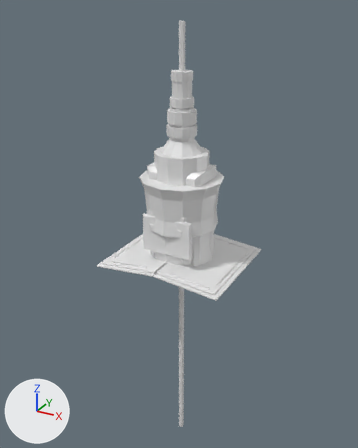
The FBX model Assets/Bar/Models/BarServiceProps3D.fbx: old version first, new version second.
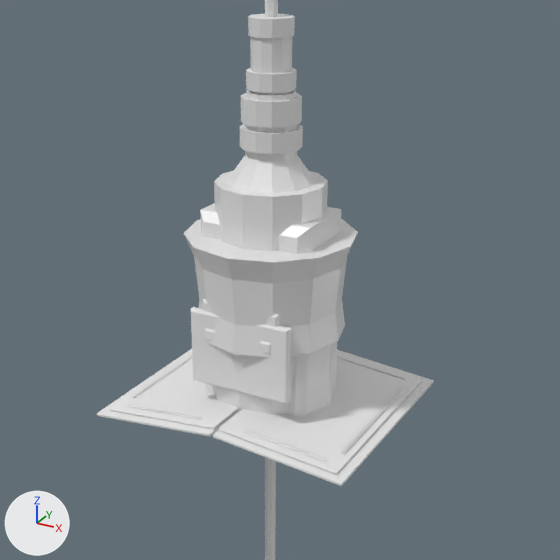
Each version is shown whole from a 50 mm camera at (0.954, -1.759, 1.05) aimed at (-0.041, 0.05, 0.145), then close up on the part from 14% to 90% of the width and 14% to 75% of the height. Lighting does not change. The marker at lower left points along +X, +Y and +Z. The older version's two pictures come first. Where no turn or scale is listed for an object, it has been applied to the vertices.

Objects in the first close-up: 'Service CognacBottle Blank Label', 'Service CognacBottle Closure', 'Service Menu Blank Relief', 'Service Menu Cover', 'Service Menu Pages', 'Service Pint Shell', 'Service Pour Stream', 'Service Snifter Shell', 'Service VodkaBottle Body', 'Service VodkaBottle Closure', 'Service WineBottle Body', 'Service WineBottle Closure' and 5 more.
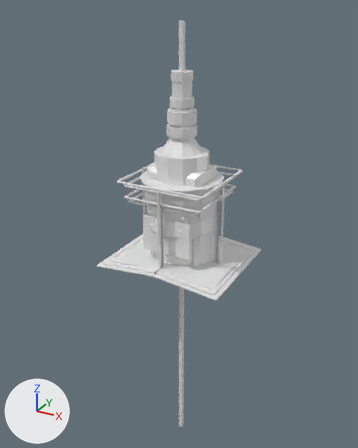
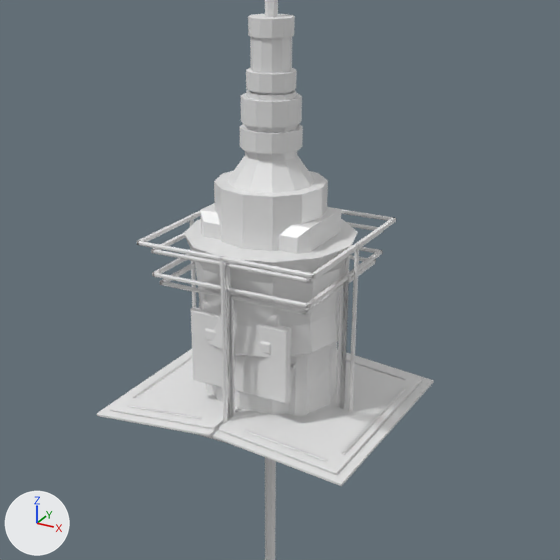
Where the change shows, as pixel boxes [x1, y1, x2, y2] in the close-ups (560 x 560 px):
'Service Pint Highlight', added
    after: [137, 209, 396, 443]
'Service WineGlass Highlight', added (mostly hidden)
    after: [151, 222, 384, 433]
'Service Tumbler Highlight', added (mostly hidden)
    after: [160, 255, 376, 417]
'Service Snifter Highlight', added
    after: [152, 247, 383, 418]

The change in detail:
Material 'PREVIEW_Bar_emissive' (mat_preview_bar_emissive) is new.
Its base color is (0.8, 0.8, 0.8) (white #e7e7e7).
Mesh me_service_tumbler_highlight_mesh is new.
It has 160 vertices, 160 faces and spans x -0.168..0.168, y -0.168..0.168, z -0.008..0.308.
It uses material mat_preview_bar_emissive (white #e7e7e7).
Mesh me_service_wineglass_highlight_mesh is new.
It has 160 vertices, 160 faces and spans x -0.178..0.178, y -0.178..0.178, z -0.008..0.378.
It uses material mat_preview_bar_emissive (white #e7e7e7).
Mesh me_service_pint_highlight_mesh is new.
It has 160 vertices, 160 faces and spans x -0.198..0.198, y -0.198..0.198, z -0.008..0.398.
It uses material mat_preview_bar_emissive (white #e7e7e7).
Mesh me_service_snifter_highlight_mesh is new.
It has 160 vertices, 160 faces and spans x -0.178..0.178, y -0.178..0.178, z -0.008..0.328.
It uses material mat_preview_bar_emissive (white #e7e7e7).
Object 'Service Tumbler Highlight' (ob_service_tumbler_highlight) is new; it shows me_service_tumbler_highlight_mesh.
Its location is (0.0, 0.0, 0.0).
Object 'Service WineGlass Highlight' (ob_service_wineglass_highlight) is new; it shows me_service_wineglass_highlight_mesh.
Its location is (0.0, 0.0, 0.0).
Object 'Service Pint Highlight' (ob_service_pint_highlight) is new; it shows me_service_pint_highlight_mesh.
Its location is (0.0, 0.0, 0.0).
Object 'Service Snifter Highlight' (ob_service_snifter_highlight) is new; it shows me_service_snifter_highlight_mesh.
Its location is (0.0, 0.0, 0.0).
